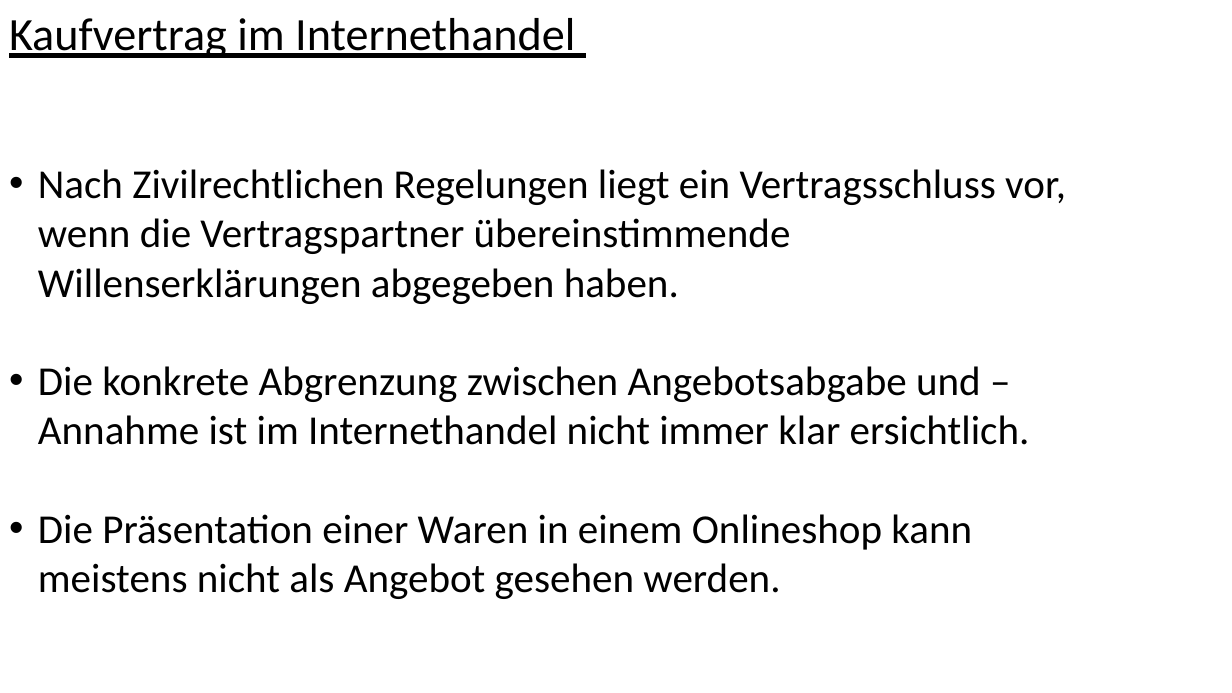
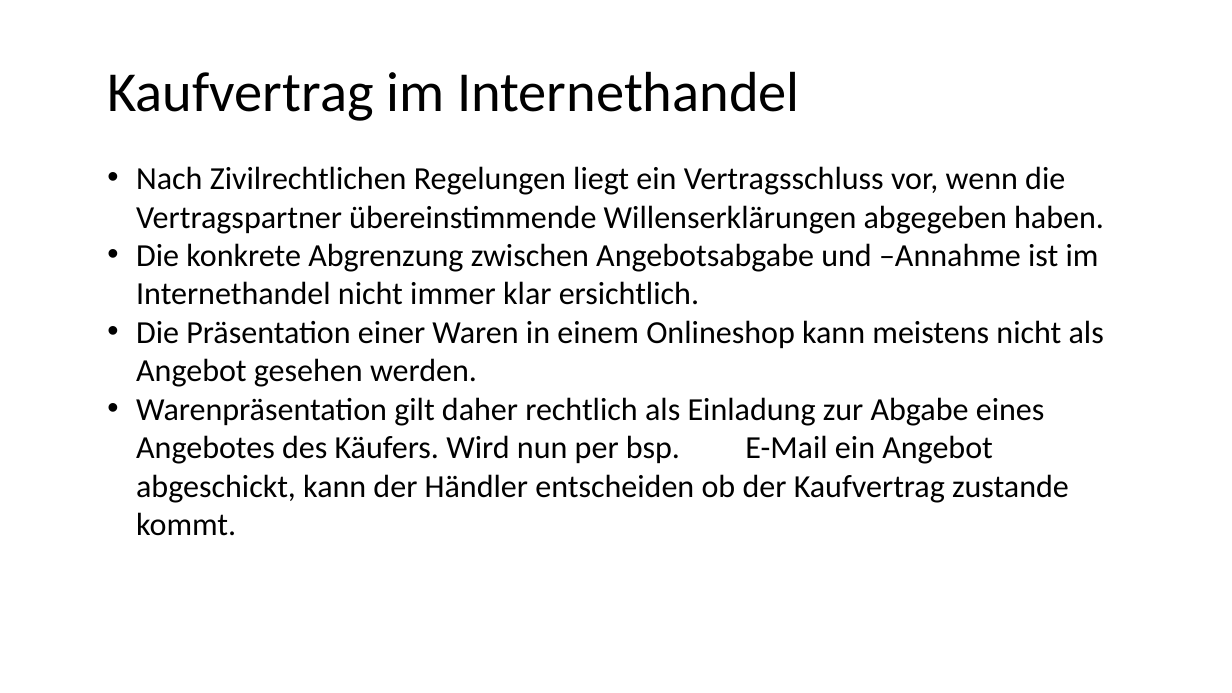
Before and after one commit to BenniGER/homework, a slide deck: slide 11 of e-commerce1.pptx. Drawn at 1232x693 pixels with LibreOffice and Linux fonts; fonts in the diff are those of the drawing. Boxes give left, top, right and bottom in pixels: in the first picture for what was removed or moved away, otherwise in the second. Text is boxed around its words. In the diff, an @@ line names an element or a change of style, - is before the commit and + after.

```diff
--- a/e-commerce1.pptx
+++ b/e-commerce1.pptx
@@ text "Kaufvertrag im Internethandel" moved from (x1=9, y1=18, x2=575, y2=58) to (x1=107, y1=71, x2=800, y2=121) @@
@@ text "Kaufvertrag im Internethandel" at (x1=107, y1=71, x2=800, y2=121): size 36 to 44 pt, underline off @@
@@ text "Nach Zivilrechtlichen Regelungen liegt ein ..." moved from (x1=38, y1=169, x2=1066, y2=599) to (x1=136, y1=166, x2=1104, y2=536) @@
@@ text at (x1=136, y1=166, x2=1104, y2=387): size 32 to 25 pt in "Nach Zivilrechtlichen Regelungen liegt ein Vertragsschluss v ...", "Die konkrete Abgrenzung zwischen Angebotsabgabe und –Annahme ...", "Die Präsentation einer Waren in einem Onlineshop ..." @@
@@ text at (x1=136, y1=397, x2=1069, y2=536): paragraph added @@
+• Warenpräsentation gilt daher rechtlich als Einladung zur Abgabe eines Angebotes des Käufers. Wird nun per bsp. E-Mail ein Angebot abgeschickt, kann der Händler entscheiden ob der Kaufvertrag zustande kommt.
```
Also in this commit, not shown: 7 other slides changed.
